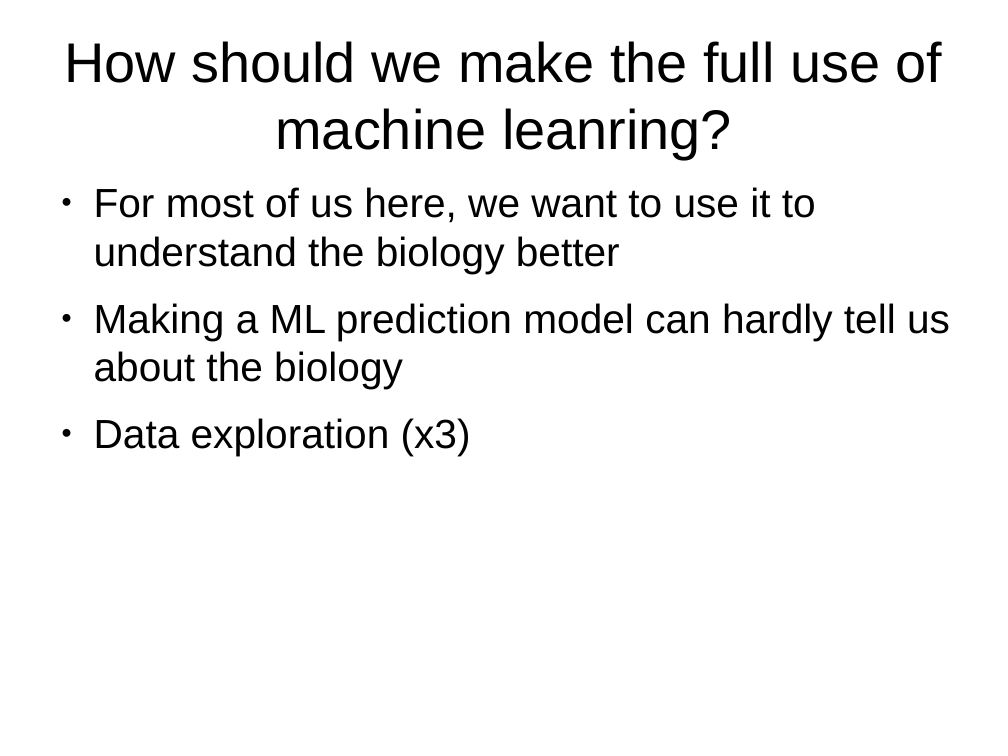
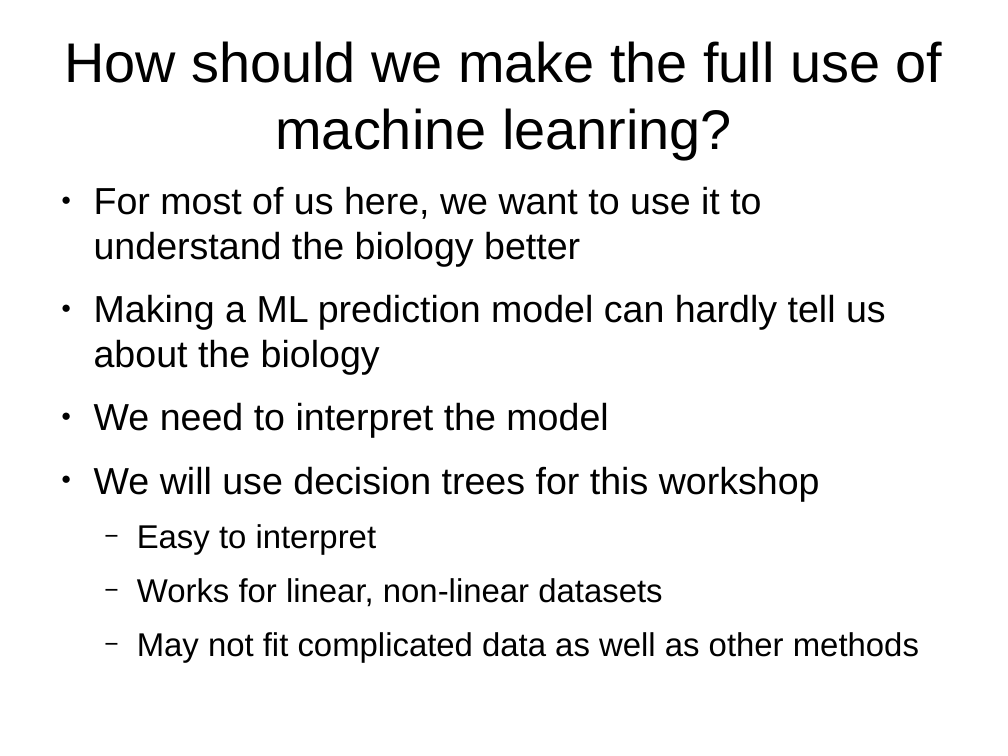
Before and after one commit to leexa90/ML_course_BII, a slide deck: slide 4 of opening_slides.odp. Drawn at 1008x756 pixels with LibreOffice and Linux fonts; fonts in the diff are those of the drawing. Boxes give left, top, right and bottom in pixels: in the first picture for what was removed or moved away, otherwise in the second. Text is boxed around its words. In the diff, an @@ line names an element or a change of style, - is before the commit and + after.

```diff
--- a/opening_slides.odp
+++ b/opening_slides.odp
@@ text at [94,186,886,375]: size 32 to 29.6 pt in "For most of us here, we want ...", "Making a ML prediction model can hardly ..." @@
@@ text at [94,402,919,663]: text changed; size 32 to 25.9 pt @@
-● Data exploration (x3)
+● We need to interpret the model
+● We will use decision trees for this workshop
+  − Easy to interpret
+  − Works for linear, non-linear datasets
+  − May not fit complicated data as well as other methods
```
Also in this commit, not shown: 3 other slides changed, 1 slide added, 1 other file.
